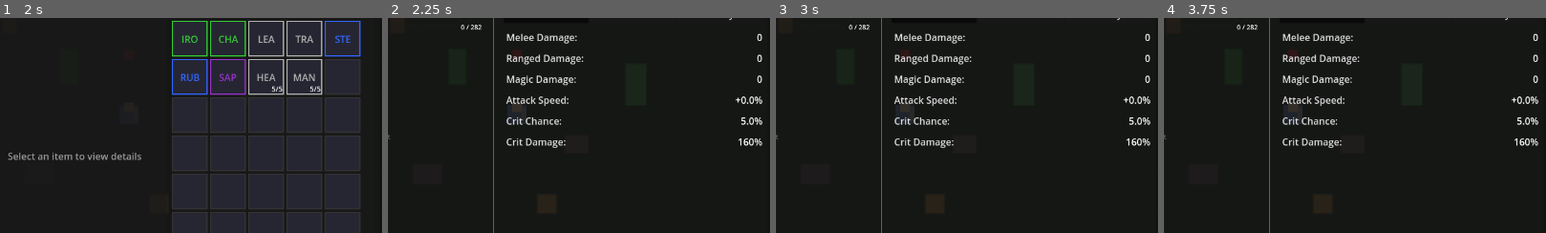
Above: before the commit, frames 1-4 (left to right).
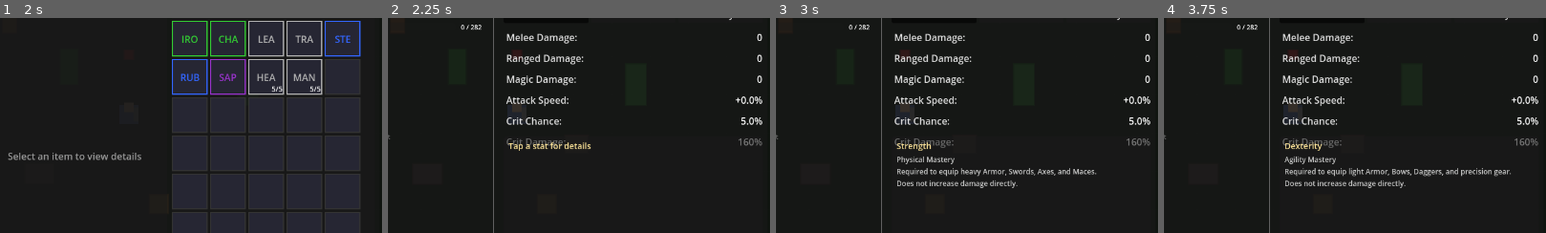
Above: after the commit, the same moments.

Repository: MatousHruska/MobileTestia
Game: Godot game, scene res://scenes/world/test_zone.tscn
The game is run twice, just before and just after one commit, with the same random seed, the same clock (stepped at 60 frames per second) and the same inputs.
Inputs:
- Up to frame 1 (2 s): click "☰" at 0.5 s; click "Inventory" at 1.25 s
- Up to frame 2 (2.25 s): click "Stats" at 2 s
- Up to frame 3 (3 s): click "STR:" at 2.75 s
- Up to frame 4 (3.75 s): click "DEX:" at 3.5 s
The pictures show only the part of the screen within x 33-83%, y 28-78%; the shares and areas given below are measured in that part.

Frame 1 is identical in both runs. In frame 2, 0.7% of the frame differs, in the area x 31-98%, y 56-62%; in frame 3, 2.1%; in frame 4, 2.2%, in the area x 31-98%, y 56-80%.

Commit message:
Simplify stat description to inline box instead of popup
- Add description box in right column under substats
- Change from tap-and-hold popup to simple tap
- Tapping a stat shows description in the box
- Remove popup tooltip code from character menu

Diff:
--- a/scripts/ui/menu/character_menu.gd
+++ b/scripts/ui/menu/character_menu.gd
@@ -50,9 +50,6 @@
 
 ## Stats panel instance (created dynamically)
 var _stats_panel_instance: StatsPanel = null
-
-## Stat description popup
-var _stat_popup: PopupPanel = null
 
 
 func _ready() -> void:
@@ -109,9 +106,6 @@
 	# Setup the stats panel (replaces old content)
 	_setup_stats_panel()
 
-	# Setup stat description popup
-	_setup_stat_popup()
-
 	# Show default tab
 	_switch_to_tab(Tab.INVENTORY)
 
@@ -157,71 +151,9 @@
 	_stats_panel_instance = StatsPanel.new()
 	_stats_panel_instance.name = "DynamicStatsPanel"
 	_stats_panel_instance.set_anchors_preset(Control.PRESET_FULL_RECT)
-	_stats_panel_instance.stat_tooltip_requested.connect(_on_stat_tooltip_requested)
-	_stats_panel_instance.stat_tooltip_dismissed.connect(_on_stat_tooltip_dismissed)
 	stats_panel.add_child(_stats_panel_instance)
 
 	Debug.info("UI", "StatsPanel created")
-
-
-func _setup_stat_popup() -> void:
-	# Create a tooltip-style panel (not a popup, so we control visibility)
-	_stat_popup = PopupPanel.new()
-	_stat_popup.name = "StatTooltip"
-	_stat_popup.transparent_bg = true
-
-	var panel := PanelContainer.new()
-
-	var margin := MarginContainer.new()
-	margin.add_theme_constant_override("margin_left", 12)
-	margin.add_theme_constant_override("margin_right", 12)
-	margin.add_theme_constant_override("margin_top", 8)
-	margin.add_theme_constant_override("margin_bottom", 8)
-
-	var vbox := VBoxContainer.new()
-	vbox.add_theme_constant_override("separation", 4)
-
-	var title := Label.new()
-	title.name = "Title"
-	title.add_theme_font_size_override("font_size", 16)
-	vbox.add_child(title)
-
-	var description := Label.new()
-	description.name = "Description"
-	description.autowrap_mode = TextServer.AUTOWRAP_WORD_SMART
-	description.custom_minimum_size = Vector2(220, 0)
-	description.add_theme_font_size_override("font_size", 13)
-	vbox.add_child(description)
-
-	margin.add_child(vbox)
-	panel.add_child(margin)
-	_stat_popup.add_child(panel)
-	add_child(_stat_popup)
-
-
-func _on_stat_tooltip_requested(stat_name: String, global_pos: Vector2) -> void:
-	if not _stat_popup:
-		return
-
-	var panel := _stat_popup.get_child(0) as PanelContainer
-	if not panel:
-		return
-
-	var title_label := panel.get_node_or_null("MarginContainer/VBoxContainer/Title") as Label
-	var desc_label := panel.get_node_or_null("MarginContainer/VBoxContainer/Description") as Label
-
-	if title_label and desc_label:
-		title_label.text = stat_name.capitalize().replace("_", " ")
-		desc_label.text = PlayerStats.get_stat_description(stat_name)
-
-	# Position next to the stat
-	_stat_popup.position = global_pos
-	_stat_popup.popup()
-
-
-func _on_stat_tooltip_dismissed() -> void:
-	if _stat_popup:
-		_stat_popup.hide()
 
 
 func _input(event: InputEvent) -> void:
--- a/scripts/ui/menu/stats_panel.gd
+++ b/scripts/ui/menu/stats_panel.gd
@@ -2,10 +2,7 @@
 class_name StatsPanel
 ## Stats Panel - Displays player attributes and derived stats
 ## Left side: Primary attributes + Resources (always visible)
-## Right side: Subtabs for Offensive/Defensive/Utility stats
-
-signal stat_tooltip_requested(stat_name: String, global_pos: Vector2)
-signal stat_tooltip_dismissed
+## Right side: Subtabs for Offensive/Defensive/Utility stats + Description box
 
 enum SubTab { OFFENSIVE, DEFENSIVE, UTILITY }
 
@@ -18,8 +15,9 @@
 var _subtab_buttons: Array[Button] = []
 var _subtab_panels: Array[Control] = []
 
-## Tooltip state
-var _tooltip_button: Button = null
+## Description box
+var _description_title: Label = null
+var _description_text: Label = null
 
 
 func _ready() -> void:
@@ -83,6 +81,10 @@
 	# === SUBTAB CONTENT ===
 	var subtab_content := _create_subtab_content()
 	container.add_child(subtab_content)
+
+	# === DESCRIPTION BOX ===
+	var description_box := _create_description_box()
+	container.add_child(description_box)
 
 	return container
 
@@ -166,14 +168,13 @@
 
 
 func _create_attribute_row(abbrev: String, stat_name: String, hint: String) -> Array:
-	# Label (hold for tooltip)
+	# Label (tap for description)
 	var label := Button.new()
 	label.name = abbrev + "Label"
 	label.flat = true
 	label.text = abbrev + ":"
 	label.custom_minimum_size = Vector2(45, 0)
-	label.button_down.connect(_on_stat_pressed.bind(stat_name, label))
-	label.button_up.connect(_on_stat_released)
+	label.pressed.connect(_on_stat_tapped.bind(stat_name))
 
 	# Value
 	var value := Label.new()
@@ -241,14 +242,13 @@
 
 
 func _create_resource_row(stat_name: String, display_name: String) -> Array:
-	# Label (hold for tooltip)
+	# Label (tap for description)
 	var label := Button.new()
 	label.flat = true
 	label.text = display_name + ":"
 	label.custom_minimum_size = Vector2(70, 0)
 	label.alignment = HORIZONTAL_ALIGNMENT_LEFT
-	label.button_down.connect(_on_stat_pressed.bind(stat_name, label))
-	label.button_up.connect(_on_stat_released)
+	label.pressed.connect(_on_stat_tapped.bind(stat_name))
 
 	# Value
 	var value := Label.new()
@@ -307,6 +307,41 @@
 	return container
 
 
+func _create_description_box() -> Control:
+	var container := PanelContainer.new()
+	container.size_flags_vertical = Control.SIZE_EXPAND_FILL
+	container.custom_minimum_size = Vector2(0, 80)
+
+	var margin := MarginContainer.new()
+	margin.add_theme_constant_override("margin_left", 8)
+	margin.add_theme_constant_override("margin_right", 8)
+	margin.add_theme_constant_override("margin_top", 6)
+	margin.add_theme_constant_override("margin_bottom", 6)
+
+	var vbox := VBoxContainer.new()
+	vbox.add_theme_constant_override("separation", 4)
+
+	_description_title = Label.new()
+	_description_title.name = "DescTitle"
+	_description_title.add_theme_font_size_override("font_size", 14)
+	_description_title.text = "Tap a stat for details"
+	_description_title.modulate = Color(1.0, 0.9, 0.6)
+	vbox.add_child(_description_title)
+
+	_description_text = Label.new()
+	_description_text.name = "DescText"
+	_description_text.autowrap_mode = TextServer.AUTOWRAP_WORD_SMART
+	_description_text.add_theme_font_size_override("font_size", 12)
+	_description_text.text = ""
+	_description_text.modulate = Color(0.8, 0.8, 0.8)
+	_description_text.size_flags_vertical = Control.SIZE_EXPAND_FILL
+	vbox.add_child(_description_text)
+
+	margin.add_child(vbox)
+	container.add_child(margin)
+	return container
+
+
 func _create_offensive_panel() -> Control:
 	var grid := GridContainer.new()
 	grid.set_anchors_preset(Control.PRESET_FULL_RECT)
@@ -381,8 +416,7 @@
 	label.text = display_name + ":"
 	label.size_flags_horizontal = Control.SIZE_EXPAND_FILL
 	label.alignment = HORIZONTAL_ALIGNMENT_LEFT
-	label.button_down.connect(_on_stat_pressed.bind(stat_name, label))
-	label.button_up.connect(_on_stat_released)
+	label.pressed.connect(_on_stat_tapped.bind(stat_name))
 
 	var value := Label.new()
 	value.name = stat_name + "_value"
@@ -547,12 +581,7 @@
 			PlayerStats.allocate_luck()
 
 
-func _on_stat_pressed(stat_name: String, button: Button) -> void:
-	_tooltip_button = button
-	var global_pos := button.global_position + Vector2(button.size.x + 8, 0)
-	stat_tooltip_requested.emit(stat_name, global_pos)
-
-
-func _on_stat_released() -> void:
-	_tooltip_button = null
-	stat_tooltip_dismissed.emit()
+func _on_stat_tapped(stat_name: String) -> void:
+	if _description_title and _description_text:
+		_description_title.text = stat_name.capitalize().replace("_", " ")
+		_description_text.text = PlayerStats.get_stat_description(stat_name)
